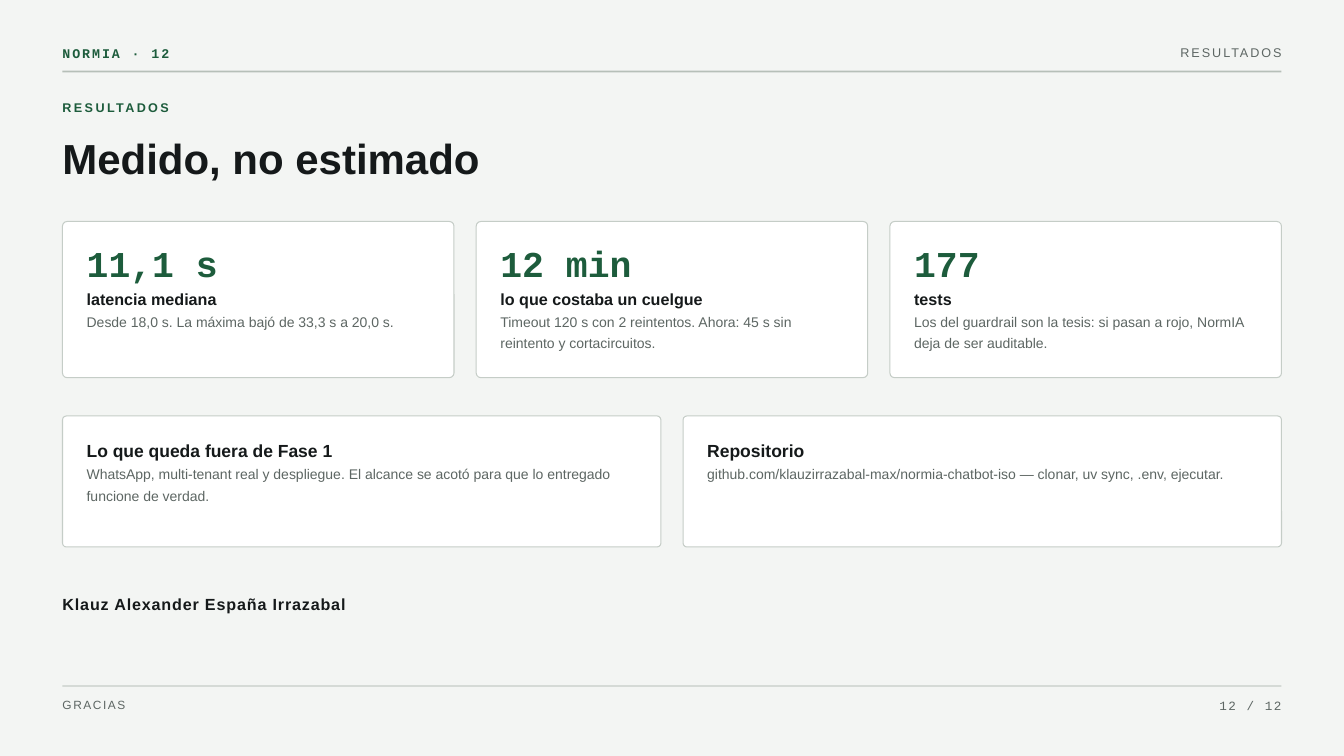
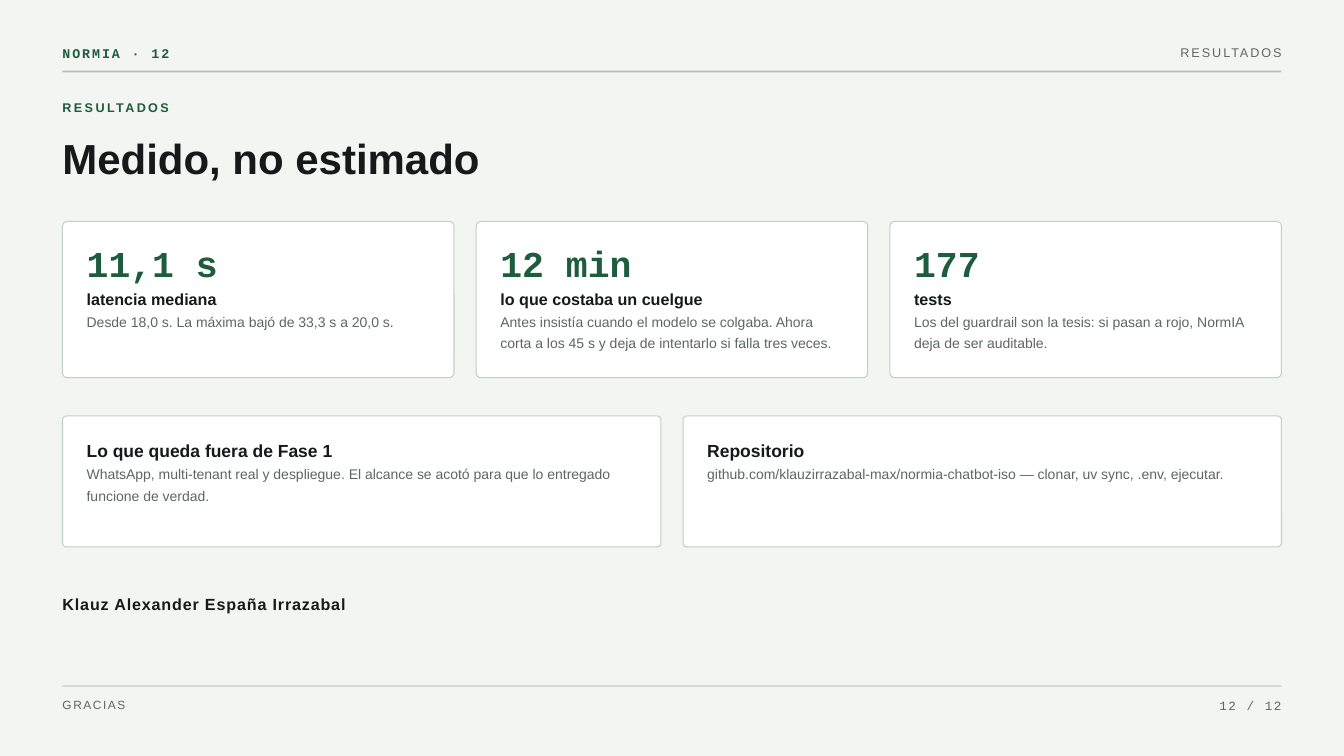
Before and after one commit to klauzirrazabal-max/normia-chatbot-iso, a slide deck: slide 12 of docs/NormIA.pptx. Drawn at 1344x756 pixels with LibreOffice and Linux fonts; fonts in the diff are those of the drawing. Boxes give left, top, right and bottom in pixels: in the first picture for what was removed or moved away, otherwise in the second. Text is boxed around its words. In the diff, an @@ line names an element or a change of style, - is before the commit and + after.

```diff
--- a/docs/NormIA.pptx
+++ b/docs/NormIA.pptx
@@ text at box(500, 316, 831, 351): text changed @@
-Timeout 120 s con 2 reintentos. Ahora: 45 s sin reintento y cortacircuitos.
+Antes insistía cuando el modelo se colgaba. Ahora corta a los 45 s y deja de intentarlo si falla tres veces.
```
Also in this commit, not shown: 5 other slides changed, 4 other files.
